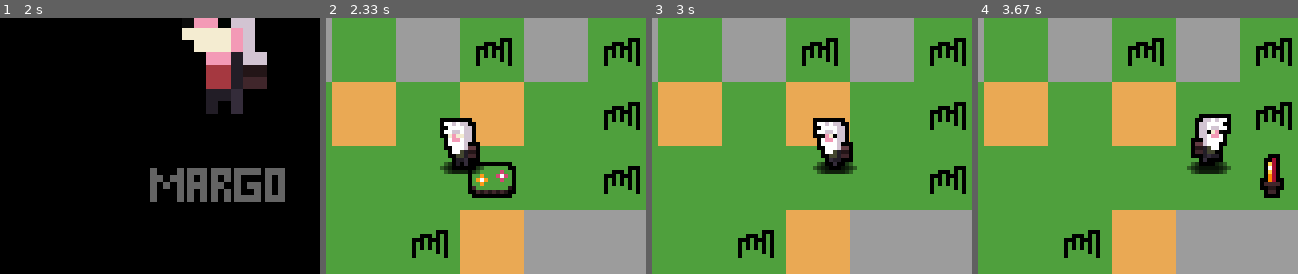
Above: before the commit, frames 1-4 (left to right).
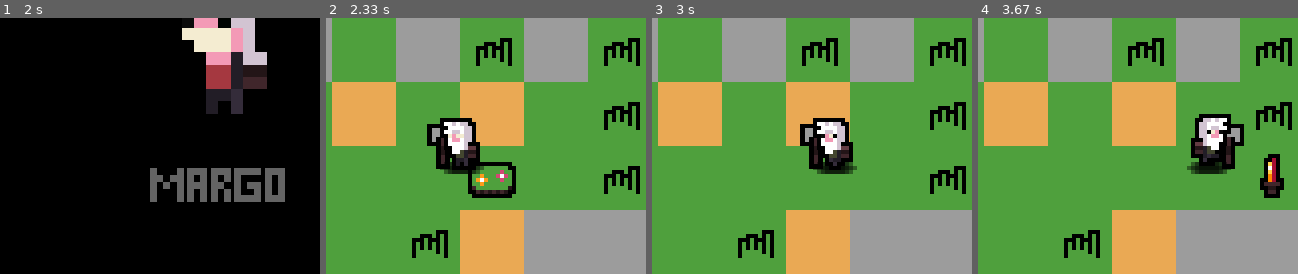
Above: after the commit, the same moments.

Repository: evilrise7/hostage
Game: pygame game, started from yandexpygame.py
The game is run twice, just before and just after one commit, with the same random seed, the same clock (stepped at 60 frames per second) and the same inputs.
Inputs (mouse positions are % of the whole screen's width and height, from its top left):
- Up to frame 1 (2 s): click "Start Game" at 0.38 s; click (46, 54) at 0.72 s; tap Enter at 1 s; click "MARTIN" at 1.38 s; click "EASY" at 1.72 s
- Up to frame 2 (2.33 s): tap Space at 2 s
- Up to frame 3 (3 s): hold D 2.33-2.8 s; move the mouse to (50, 62) at 2.37 s; hold A from 2.83 s (still down); move the mouse to (34, 17) at 2.87 s; tap Space at 2.9 s
- Up to frame 4 (3.67 s): release A at 3.13 s; hold D 3.17-3.63 s; move the mouse to (76, 41) at 3.2 s; tap Space at 3.23, 3.53 s
The pictures show only the part of the screen within x 39-89%, y 28-78%; the shares and areas given below are measured in that part.

Frame 1 is identical in both runs. In frame 2, 0.7% of the frame differs, in the area x 31-39%, y 41-59%; in frame 3, 0.7%; in frame 4, 0.8%, in the area x 76-84%, y 41-59%.

Commit message:
Новый вид коровки, отображение единиц здоровья у животных, отображение выбранного инструмента в руках игрока

Diff:
--- a/yandexpygame.py
+++ b/yandexpygame.py
@@ -33,6 +33,7 @@
 inventory_group = pg.sprite.Group()
 drop_group = pg.sprite.Group()
 animal_group = pg.sprite.Group()
+particle_group = pg.sprite.Group()
 
 # Звук клика в меню
 click_sound = pg.mixer.Sound("sounds/walk.wav")
@@ -902,14 +903,41 @@
         # Обновление всех спрайтов вдоль камеры
         for sprite in tiles_group:
             screen.blit(sprite.image, self.camera.apply(sprite))
+
         for sprite in entities_group:
             screen.blit(sprite.image, self.camera.apply(sprite))
+
         for sprite in animal_group:
             screen.blit(sprite.image, self.camera.apply(sprite))
+
         for sprite in all_sprites:
+            pos = self.camera.apply(sprite)
+            # Отображаю инструмент игрока относительно него
+            if not sprite.mirrored:
+                tool_img = load_image("tool_" + str(self.tool) + ".png")
+                tool_img = pg.transform.scale(tool_img, (72, 72))
+                screen.blit(tool_img, (pos[0] - 28, pos[1] - 4))
+
+            if sprite.mirrored:
+                tool_img = load_image("toolm_" + str(self.tool) + ".png")
+                tool_img = pg.transform.scale(tool_img, (72, 72))
+                screen.blit(tool_img, (pos[0] + 24, pos[1] - 4))
+
             screen.blit(sprite.image, self.camera.apply(sprite))
+
+        for sprite in particle_group:
+            screen.blit(sprite.image, self.camera.apply(sprite))
+
         for sprite in drop_group:
             screen.blit(sprite.image, self.camera.apply(sprite))
+
+        for sprite in animal_group:
+            # Отображаю жизни животных
+            pos = self.camera.apply(sprite)
+            if sprite.hp:
+                screen.blit(menu_text.render(
+                    str(sprite.hp) + "HP", 0, (255, 255, 255)),
+                    (pos[0], pos[1] - 40))
 
     def world_cutting(self):
         # Если таймер уничтожения границ больше, чем
@@ -1329,6 +1357,8 @@
                 self.craft.craft_type = -1
                 self.craft_checking()
                 self.craft.render()
+                # Обновлене частиц
+                particle_group.update()
 
             for event in pg.event.get():
                 # Закрытие окна
@@ -2054,7 +2084,7 @@
         fire.append(pg.transform.scale(fire[0], (scale, scale)))
 
     def __init__(self, pos, dx, dy):
-        super().__init__(all_sprites)
+        super().__init__(particle_group)
         self.image = random.choice(self.fire)
         self.rect = self.image.get_rect()
 
@@ -2078,18 +2108,19 @@
             self.kill()
 
 
-# Коровка
+# Моя учительница по истории
 class Cow(pg.sprite.Sprite):
     def __init__(self, group, game, x, y, cell_size):
         super().__init__(group)
         self.game = game    # привязанный параметр текущей игры
         self.state = "stay"  # текущее положение, для анимации
         self.tmpstate = False  # буферное положение, для переключения анимации
-
+        self.type_obj = random.randint(0, 1)
         self.frames = []    # Лист кадров
         self.cur_frame = 0  # Текущий кадр
         self.mirrored = False  # Отразить коровку
-        self.cut_sheet(load_image("c_sheet.png"))   # Полотно спрайтов коровки
+        # Полотно спрайтов коровки
+        self.cut_sheet(load_image("c" + str(self.type_obj) + "_sheet.png"))
 
         self.image = self.frames[self.cur_frame]    # Картинка из листа
         self.size = self.image.get_size()   # Получить размер картинки
@@ -2154,9 +2185,9 @@
             self.vy = 0
             self.state = "stay"
             if self.mirrored:
-                self.cut_sheet(load_image("cm_sheet.png"))
+                self.cut_sheet(load_image("cm" + str(self.type_obj) + "_sheet.png"))
             else:
-                self.cut_sheet(load_image("c_sheet.png"))
+                self.cut_sheet(load_image("c" + str(self.type_obj) + "_sheet.png"))
 
         # Если коровка идет налево
         if b == 1:
@@ -2181,9 +2212,9 @@
             self.state = "run"
             # Чтобы коровка могла смотреть по сторонам(отражение)
             if self.mirrored:
-                self.cut_sheet(load_image("cm_sheet.png"))
+                self.cut_sheet(load_image("cm" + str(self.type_obj) + "_sheet.png"))
             else:
-                self.cut_sheet(load_image("c_sheet.png"))
+                self.cut_sheet(load_image("c" + str(self.type_obj) + "_sheet.png"))
 
     def update(self):
         # Интервал между кадрами
Renamed: sprites/c_sheet.png -> sprites/c0_sheet.png
Binary file added: sprites/c1_sheet.png
Renamed: sprites/cm_sheet.png -> sprites/cm0_sheet.png
Binary file added: sprites/cm1_sheet.png
Binary file added: sprites/tool_axe.png
Binary file added: sprites/tool_scissors.png
Binary file added: sprites/toolm_axe.png
Binary file added: sprites/toolm_scissors.png
